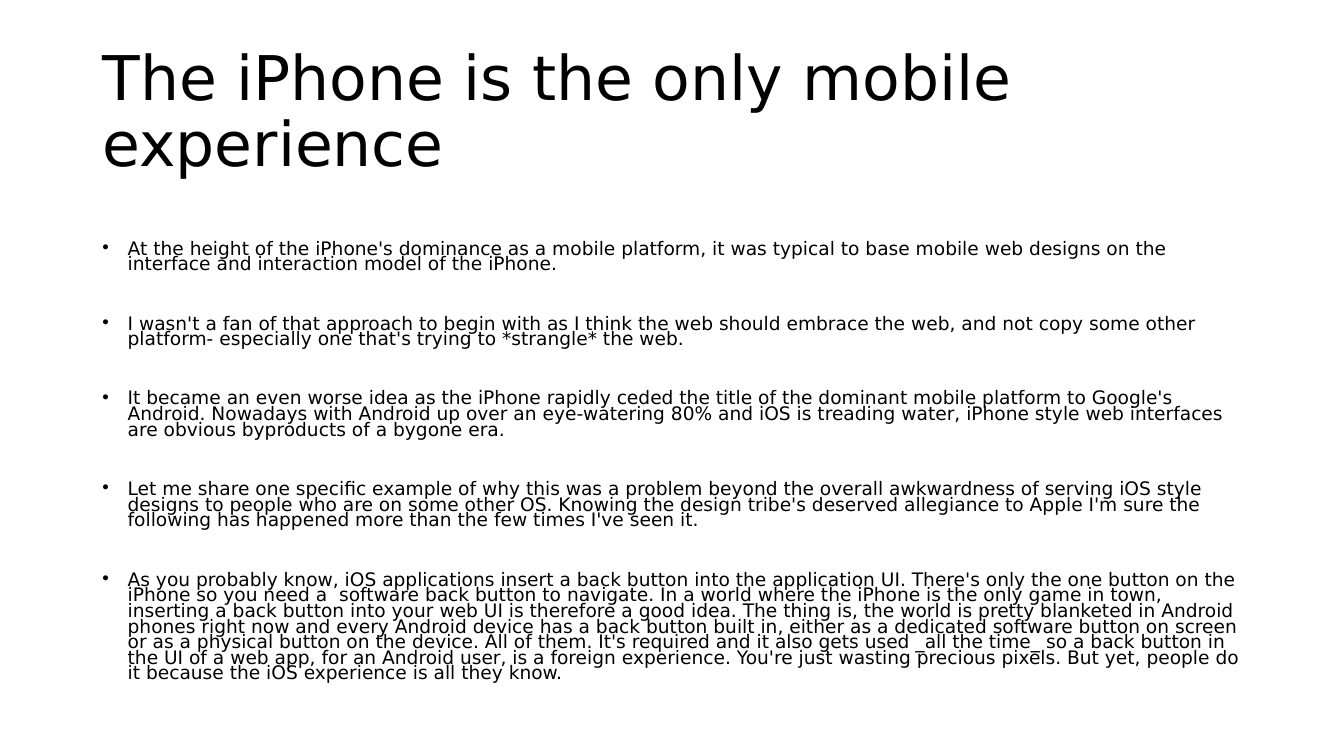
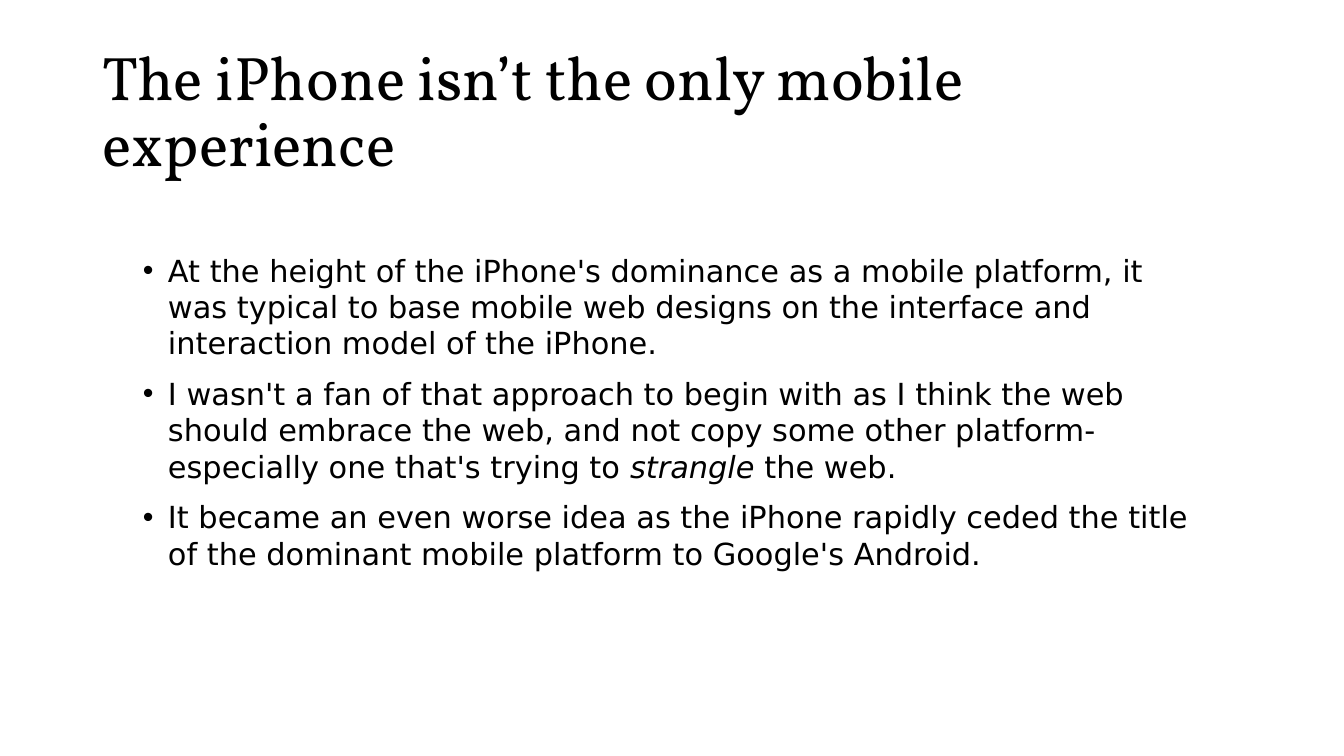
Before and after one commit to roblarsen/rob-larsen-presentations, a slide deck: slide 48 of wild-world-web.pptx (slide 43 before the commit). Drawn at 1344x756 pixels with LibreOffice and Linux fonts; fonts in the diff are those of the drawing; background and template pictures are left out. Boxes give left, top, right and bottom in pixels: in the first picture for what was removed or moved away, otherwise in the second. Text is boxed around its words. In the diff, an @@ line names an element or a change of style, - is before the commit and + after.

```diff
--- a/wild-world-web.pptx
+++ b/wild-world-web.pptx
@@ title at (x1=102, y1=56, x2=963, y2=181): text changed; font DejaVu Sans to Vollkorn @@
-The iPhone is the only mobile experience
+The iPhone isn’t the only mobile experience
@@ text at (x1=168, y1=259, x2=1142, y2=355): size 13.3 to 21.7 pt in "At the height of the iPhone's dominance ..."; line spacing 0.7 to 1 @@
@@ text at (x1=168, y1=382, x2=1187, y2=571): text changed; size 13.3 to 21.7 pt @@
-• I wasn't a fan of that approach to begin with as I think the web should embrace the web, and not copy some other platform- especially one that's trying to *strangle* the web.
-• It became an even worse idea as the iPhone rapidly ceded the title of the dominant mobile platform to Google's Android. Nowadays with Android up over an eye-watering 80% and iOS is treading water, iPhone style web interfaces are obvious byproducts of a bygone era.
-• Let me share one specific example of why this was a problem beyond the overall awkwardness of serving iOS style designs to people who are on some other OS. Knowing the design tribe's deserved allegiance to Apple I'm sure the following has happened more than the few times I've seen it.
-• As you probably know, iOS applications insert a back button into the application UI. There's only the one button on the iPhone so you need a software back button to navigate. In a world where the iPhone is the only game in town, inserting a back button into your web UI is therefore a good idea. The thing is, the world is pretty blanketed in Android phones right now and every Android device has a back button built in, either as a dedicated software button on screen or as a physical button on the device. All of them. It's required and it also gets used _all the time_ so a back button in the UI of a web app, for an Android user, is a foreign experience. You're just wasting precious pixels. But yet, people do it because the iOS experience is all they know.
+• I wasn't a fan of that approach to begin with as I think the web should embrace the web, and not copy some other platform- especially one that's trying to strangle the web.
+• It became an even worse idea as the iPhone rapidly ceded the title of the dominant mobile platform to Google's Android.
```
Also in this commit, not shown: 29 other slides changed, 10 slides added, 3 slides removed.
